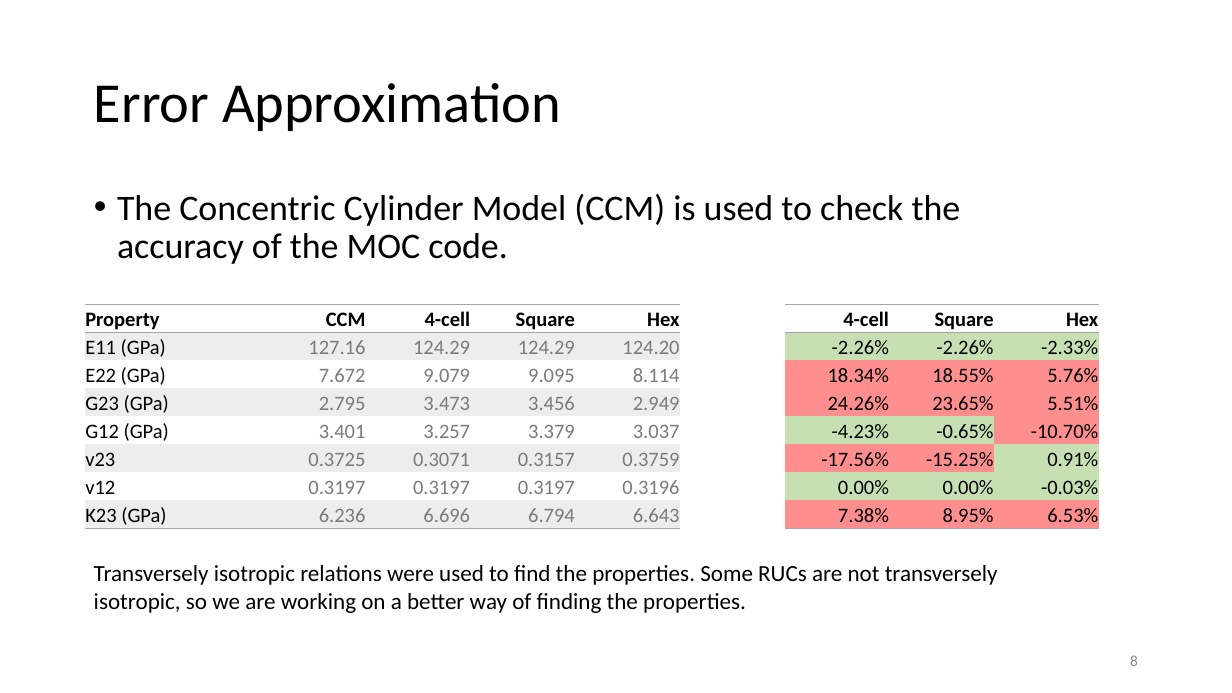
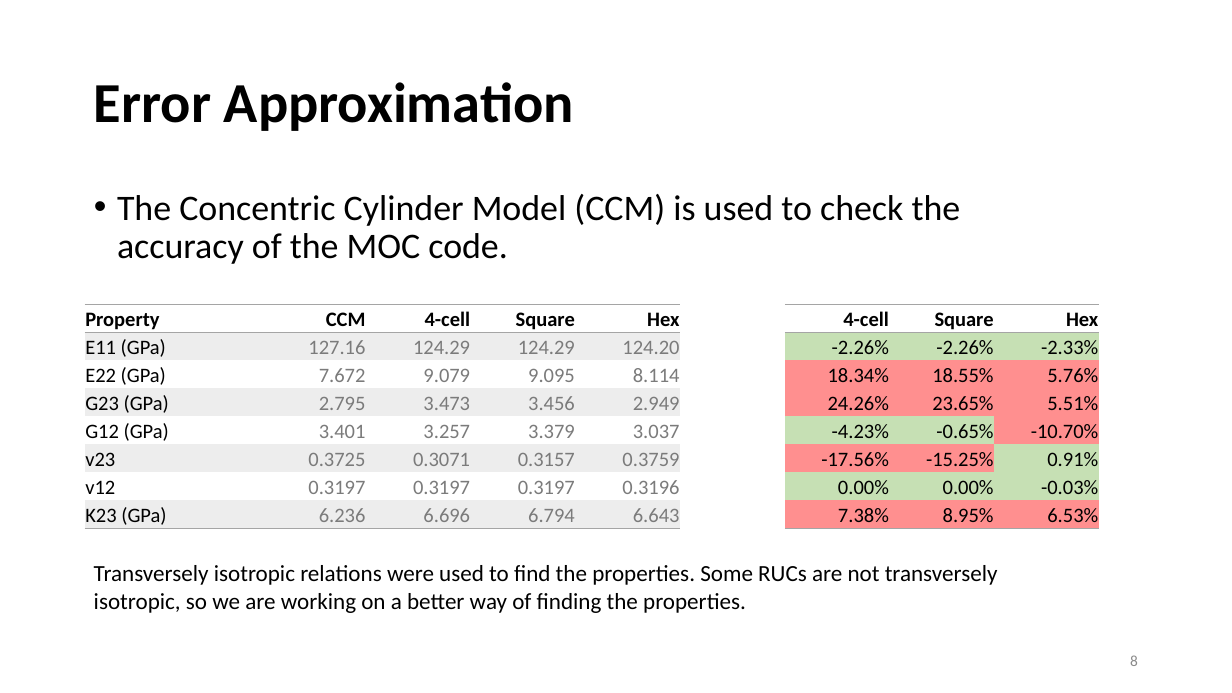
Before and after one commit to nahernz/Method_of_Cells, a slide deck: slide 8 of Generalized Method of Cells (08-01-2014).pptx. Drawn at 1232x693 pixels with LibreOffice and Linux fonts; fonts in the diff are those of the drawing. Boxes give left, top, right and bottom in pixels: in the first picture for what was removed or moved away, otherwise in the second. Text is boxed around its words. In the diff, an @@ line names an element or a change of style, - is before the commit and + after.

Commit message:
pptx updated

```diff
--- a/Generalized Method of Cells (08-01-2014).pptx
+++ b/Generalized Method of Cells (08-01-2014).pptx
@@ title "Error Approximation" at <box>94,82,574,131</box>: bold on @@
```
Also in this commit, not shown: 5 slides added, 1 slide removed, 4 other files.
